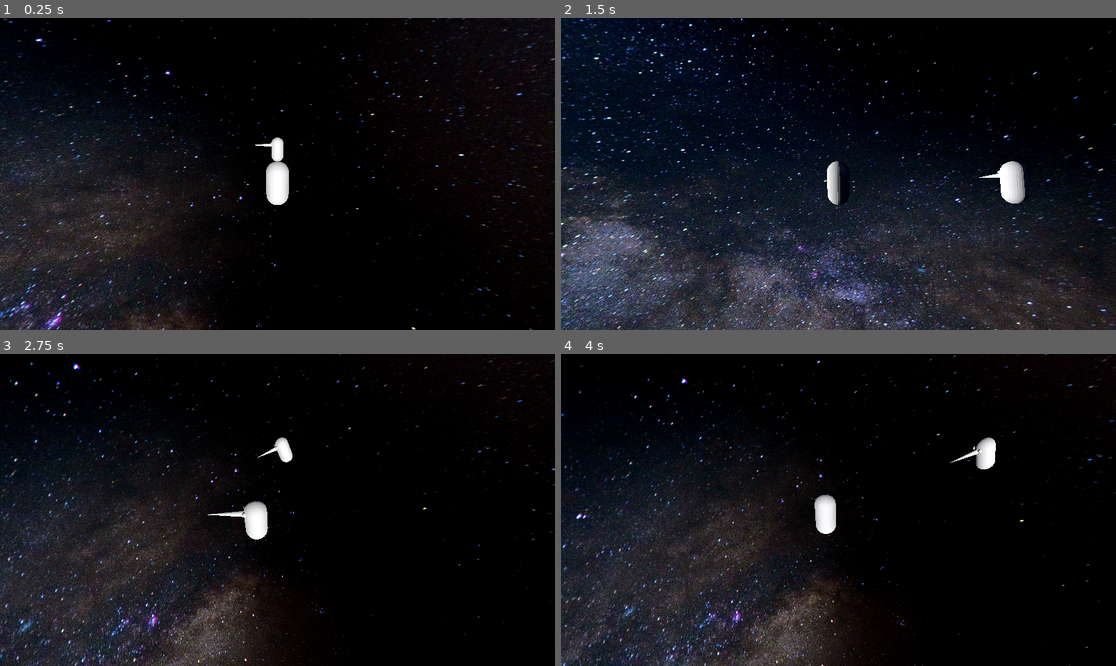
Above: before the commit, frames 1-4 (two rows, left to right).
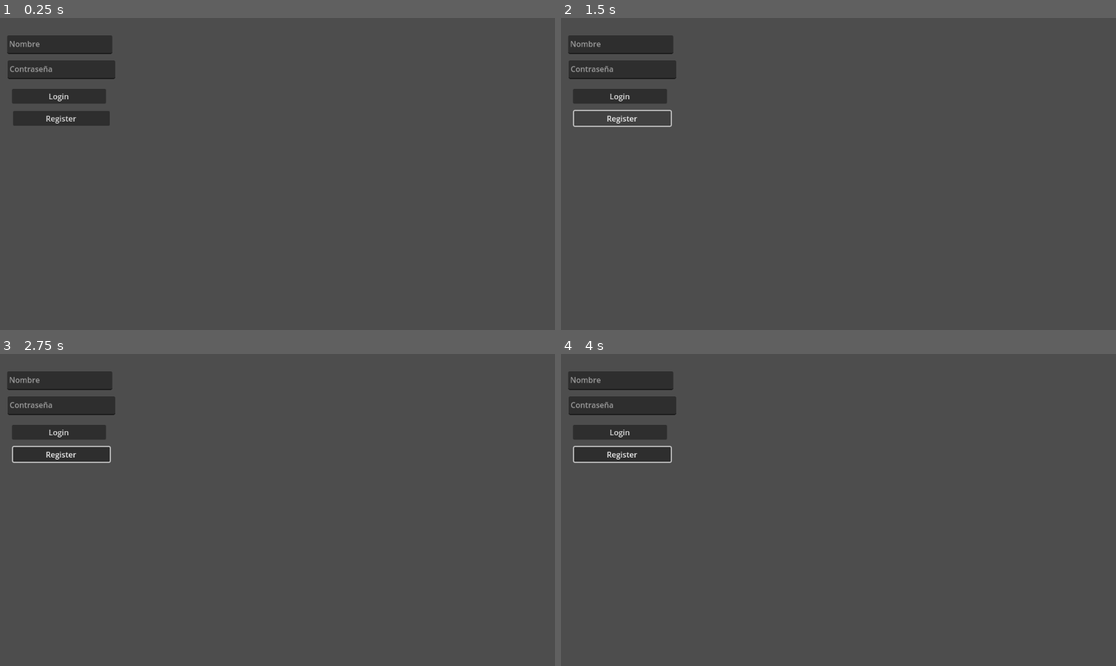
Above: after the commit, the same moments.

Repository: MrGutier/navetest
Game: Godot game, scene res://login.tscn
The game is run twice, just before and just after one commit, with the same random seed, the same clock (stepped at 60 frames per second) and the same inputs. Before the commit the project starts from res://main.tscn.
Inputs (mouse positions are in pixels of both pictures, inside the frame that each line leads up to):
- Up to frame 1 (0.25 s): no input
- Up to frame 2 (1.5 s): click (622, 96) at 0.5 s, where only the run after the commit has a clickable "Login"; click (622, 117) at 1.25 s, where only the run after the commit has a clickable "Register"
- Up to frame 3 (2.75 s): tap Enter (ui_accept) at 2, 2.27 s; move the mouse to (305, 510) at 2.02 s; hold W (move_forward) from 2.03 s (still down); hold Middle mouse button (camera_lock) from 2.03 s (still down)
- Up to frame 4 (4 s): keep holding W (move_forward); move the mouse to (810, 510) at 2.77 s; release Middle mouse button (camera_lock) at 2.78 s; tap Ctrl (control) at 2.85 s; tap Enter (ui_accept) at 3.02 s; move the mouse to (849, 503) at 3.52 s; hold Middle mouse button (camera_lock) from 3.53 s (still down)

The runs differ from the first frame. In frame 1, 99% of the frame differs, in the area x 0-100%, y 0-100%; in frame 2, 94%; in frame 3, 97%; in frame 4, 97%.
Error after the commit: Parse Error: Identifier "SQLite" not declared in the current scope. (res://login.gd:2)

Commit message:
añadida base de datos y login

Diff:
--- /dev/null
+++ b/login.gd
@@ -0,0 +1,41 @@
+extends Control
+var sqlite = SQLite
+var username = ""
+var password
+var db
+var datapath = "res://data/data"
+
+# Called when the node enters the scene tree for the first time.
+func _ready() -> void:
+	db = sqlite.new()
+	db.path = datapath
+	db.open_db()
+	pass # Replace with function body.
+
+
+# Called every frame. 'delta' is the elapsed time since the previous frame.
+func _process(delta: float) -> void:
+	pass
+
+
+func _on_register_button_down() -> void:
+	username = $Name.text
+	password = $Password.text.sha256_text()
+	db.query("select user_name from users where user_name = '"+username+"'")
+	if db.query_result.size()<=0:
+		db.query("insert into users (user_name, password) values ('"+username+"','"+password+"')")
+	pass
+
+
+func _on_login_button_down() -> void:
+
+	var found = false
+	username = $Name.text
+	password = $Password.text.sha256_text()
+	db.query("select password from users where user_name = '"+username+"'")
+	for i in range(0,db.query_result.size()):
+		print(db.query_result[i]["password"])
+		if db.query_result[i]["password"] == password:
+			get_tree().change_scene_to_file("res://main.tscn")
+		found=true
+	pass # Replace with function body.
--- /dev/null
+++ b/login.tscn
@@ -0,0 +1,39 @@
+[gd_scene load_steps=2 format=3 uid="uid://cigdwvd26pscn"]
+
+[ext_resource type="Script" path="res://login.gd" id="1_ejlem"]
+
+[node name="Menu" type="Control"]
+layout_mode = 3
+anchors_preset = 0
+script = ExtResource("1_ejlem")
+
+[node name="Name" type="TextEdit" parent="."]
+offset_left = 15.0
+offset_top = 36.0
+offset_right = 233.0
+offset_bottom = 75.0
+placeholder_text = "Nombre"
+
+[node name="Password" type="TextEdit" parent="."]
+offset_left = 16.0
+offset_top = 88.0
+offset_right = 239.0
+offset_bottom = 127.0
+placeholder_text = "Contraseña"
+
+[node name="Login" type="Button" parent="."]
+offset_left = 25.0
+offset_top = 147.0
+offset_right = 220.0
+offset_bottom = 178.0
+text = "Login"
+
+[node name="Register" type="Button" parent="."]
+offset_left = 27.0
+offset_top = 193.0
+offset_right = 228.0
+offset_bottom = 224.0
+text = "Register"
+
+[connection signal="button_down" from="Login" to="." method="_on_login_button_down"]
+[connection signal="button_down" from="Register" to="." method="_on_register_button_down"]
--- a/player.gd
+++ b/player.gd
@@ -8,7 +8,7 @@
 @export var sensitivity = 300
 @export var acceleration=0.5
 @export var acceleration_horizontal=0.25
-@export var rotating_speed=0.05
+@export var rotating_speed=0.15
 @export var rotating_speed_z=0.04
 var target_velocity = Vector3.ZERO
 
--- a/project.godot
+++ b/project.godot
@@ -11,7 +11,7 @@
 [application]
 
 config/name="Nuevo Proyecto de Juego"
-run/main_scene="res://main.tscn"
+run/main_scene="res://login.tscn"
 config/features=PackedStringArray("4.3", "Forward Plus")
 config/icon="res://icon.svg"
 
Not shown, added: addons/godot-sqlite/godot-sqlite.gd
Not shown, added: addons/godot-sqlite/plugin.cfg
Not shown, added: addons/godot-sqlite/LICENSE.md
Not shown, added: addons/godot-sqlite/bin/libgdsqlite.android.template_debug.arm64.so
Not shown, added: addons/godot-sqlite/bin/libgdsqlite.android.template_debug.x86_64.so
Not shown, added: addons/godot-sqlite/bin/libgdsqlite.android.template_release.arm64.so
Not shown, added: addons/godot-sqlite/bin/libgdsqlite.android.template_release.x86_64.so
Not shown, added: addons/godot-sqlite/bin/libgdsqlite.ios.template_debug.arm64.dylib
Not shown, added: addons/godot-sqlite/bin/libgdsqlite.ios.template_debug.xcframework/Info.plist
Not shown, added: addons/godot-sqlite/bin/libgdsqlite.ios.template_debug.xcframework/ios-arm64/libgdsqlite.ios.template_debug.a
Not shown, added: addons/godot-sqlite/bin/libgdsqlite.ios.template_debug.xcframework/ios-arm64_x86_64-simulator/libgdsqlite.ios.template_debug.simulator.a
Not shown, added: addons/godot-sqlite/bin/libgdsqlite.ios.template_release.arm64.dylib
(and 23 more such lines)
